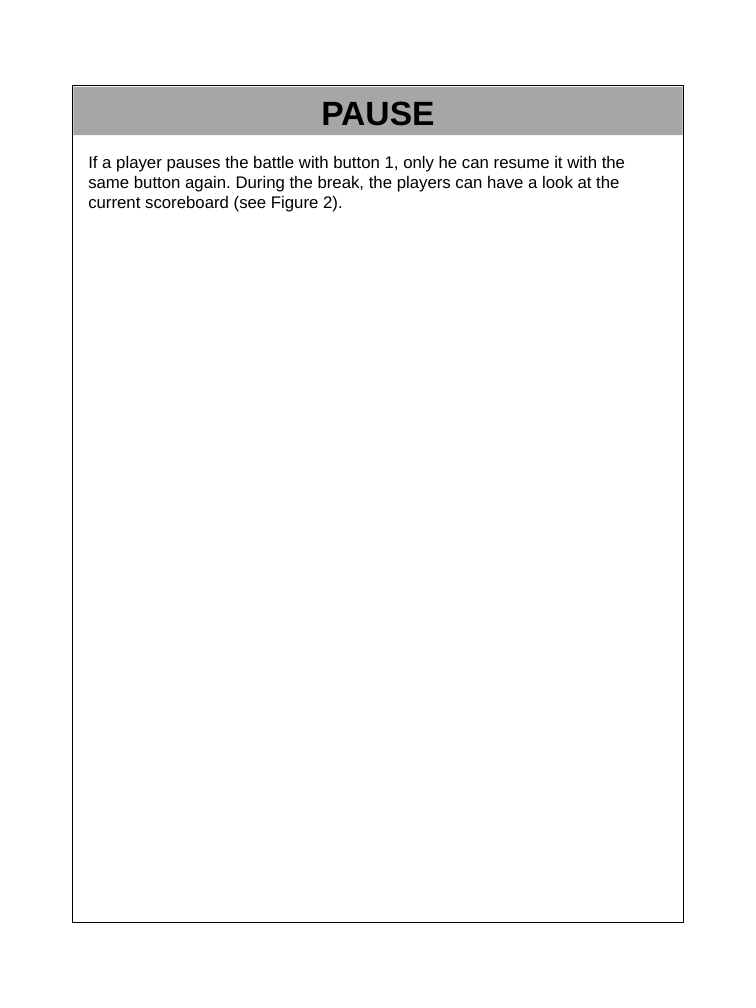
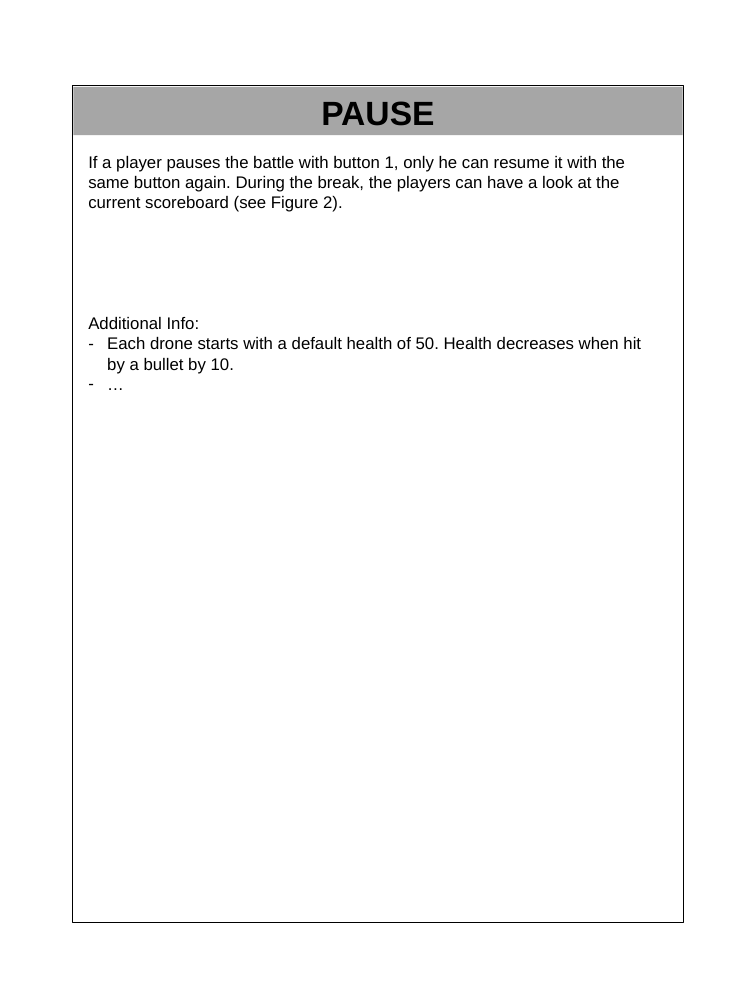
Before and after one commit to atonella/Battle_Drones, a slide deck: slide 5 of manual/manual_template.pptx. Drawn at 756x1008 pixels with LibreOffice and Linux fonts; fonts in the diff are those of the drawing. Boxes give left, top, right and bottom in pixels: in the first picture for what was removed or moved away, otherwise in the second. Text is boxed around its words. In the diff, an @@ line names an element or a change of style, - is before the commit and + after.

Commit message:
add some info

```diff
--- a/manual/manual_template.pptx
+++ b/manual/manual_template.pptx
@@ text at (88, 317, 641, 374): paragraphs added @@
+Additional Info:
+– Each drone starts with a default health of 50. Health decreases when hit by a bullet by 10.
+– …
```
